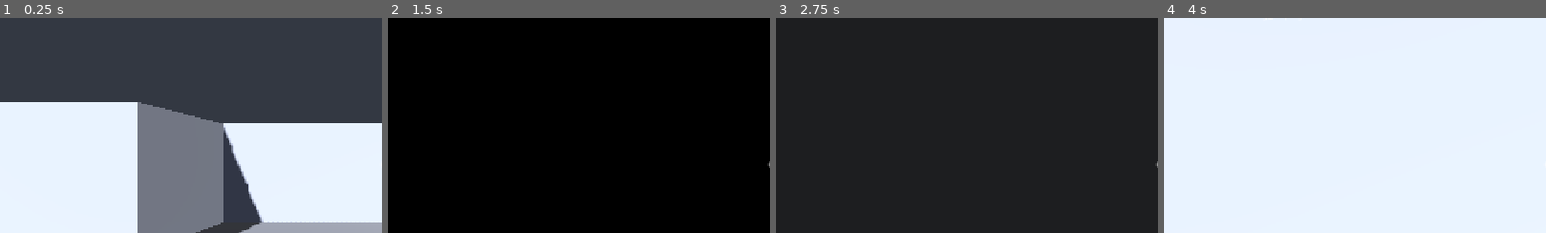
Above: before the commit, frames 1-4 (left to right).
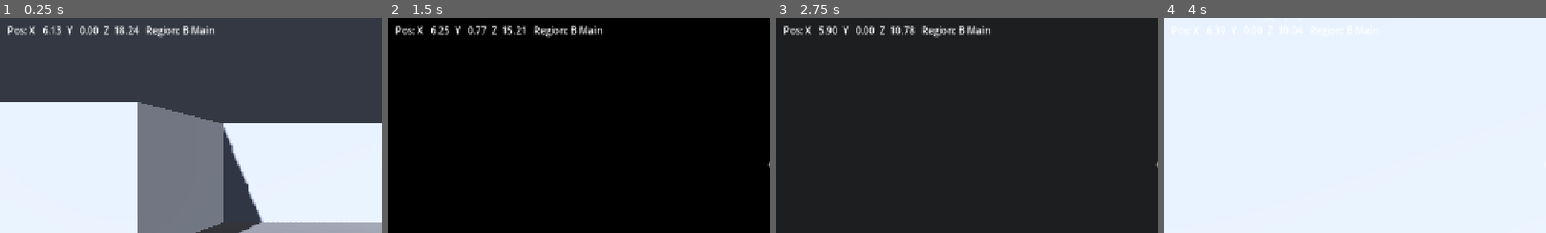
Above: after the commit, the same moments.

Repository: Wonho2007/callout-trainer
Game: Godot game, scene res://scenes/main.tscn
The game is run twice, just before and just after one commit, with the same random seed, the same clock (stepped at 60 frames per second) and the same inputs.
Inputs (mouse positions are % of the whole screen's width and height, from its top left):
- Up to frame 1 (0.25 s): no input
- Up to frame 2 (1.5 s): tap Enter at 0.5 s; move the mouse to (55, 50) at 0.52 s; hold Shift (walk) 0.53-1.28 s; hold W (move_forward) from 0.53 s (still down); tap Space (jump) at 0.77 s; move the mouse to (45, 50) at 1.27 s; tap G (blind_wave) at 1.35 s
- Up to frame 3 (2.75 s): keep holding W (move_forward); tap Space (jump) at 1.52 s; tap Shift (walk) at 1.55, 2.3 s; move the mouse to (52, 48) at 2.02 s; hold Ctrl (crouch) from 2.03 s (still down)
- Up to frame 4 (4 s): keep holding W (move_forward); move the mouse to (49, 52) at 2.77 s; release Ctrl (crouch) at 2.78 s; tap V (dash) at 2.85 s; tap Space (jump) at 3.02, 3.77 s; tap Shift (walk) at 3.05, 3.8 s; move the mouse to (57, 51) at 3.52 s; hold C (defuse) from 3.53 s (still down)
The pictures show only the part of the screen within x 0-50%, y 16-66%; the shares and areas given below are measured in that part.

The runs differ from the first frame. In frame 1, 1.2% of the frame differs, in the area x 2-56%, y 3-10%; in frame 2, 1.3%; in frame 3, 1.3%; in frame 4, less than 0.1%.

Commit message:
Add live player-coordinate HUD readout (X/Y/Z + current region)
New HUD/Coords label updated every frame in _update_status via _update_coords(): shows the player's world X/Y/Z and which region AABB they are standing in (_region_at reads builder.map_data regions). Authoring aid for pinning exact region bounds. Headless build clean.

Diff:
--- a/scenes/main.gd
+++ b/scenes/main.gd
@@ -198,6 +198,7 @@
 func _update_status() -> void:
 	_update_round_label()
 	_update_events_label()
+	_update_coords()
 	var label := get_node_or_null("HUD/Status")
 	if label == null or _player == null:
 		return
@@ -212,6 +213,31 @@
 		var tstate := "" if _target.is_alive else " (down)"
 		tgt = "   Target HP: %d%s" % [int(_target.health.hp), tstate]
 	label.text = "HP: %d   %s%s%s" % [int(hp), state, ammo, tgt]
+
+
+func _update_coords() -> void:
+	# Live player-position readout + the region the player is currently inside.
+	# Helper for authoring region bounds: walk to a boundary and read the coordinates.
+	var lab := get_node_or_null("HUD/Coords")
+	if lab == null or _player == null:
+		return
+	var p: Vector3 = _player.global_position
+	var region := _region_at(p)
+	lab.text = "Pos: X %6.2f  Y %6.2f  Z %6.2f   Region: %s" % [p.x, p.y, p.z, region]
+
+
+func _region_at(p: Vector3) -> String:
+	# First region whose AABB (center +/- size/2, XZ only) contains the point, else "-".
+	if builder == null or not (builder.map_data is Dictionary):
+		return "-"
+	for region in builder.map_data.get("regions", []):
+		var c = region.get("center", [0, 0, 0])
+		var s = region.get("size", [0, 0, 0])
+		var hx: float = float(s[0]) * 0.5
+		var hz: float = float(s[2]) * 0.5
+		if abs(p.x - float(c[0])) <= hx and abs(p.z - float(c[2])) <= hz:
+			return String(region.get("name", region.get("id", "?")))
+	return "-"
 
 
 func _update_round_label() -> void:
--- a/scenes/main.tscn
+++ b/scenes/main.tscn
@@ -58,6 +58,13 @@
 offset_bottom = 124.0
 text = "Events: 0"
 
+[node name="Coords" type="Label" parent="HUD"]
+offset_left = 12.0
+offset_top = 124.0
+offset_right = 900.0
+offset_bottom = 152.0
+text = "Pos: --"
+
 [node name="Crosshair" type="Label" parent="HUD"]
 anchors_preset = 8
 anchor_left = 0.5
